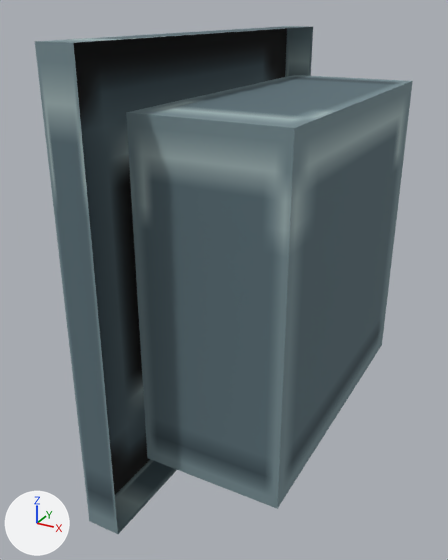
The OBJ model src/main/resources/assets/create_nuclear_industry/models/block/turbine/mesh/controller_left.obj: old version first, new version second.
The view is the same before and after, from a 50 mm lens placed at (0.772, -1.78, 1.049), pointed at (0.109, -0.576, 0.447). Arrows for +X, +Y and +Z are at lower left; the lights stay in place. The older version comes first. Where no turn or scale is listed for an object, it has been applied to the vertices. Vertices at exactly the same position are counted once.

Names of what the first picture shows: 'controller_left'.
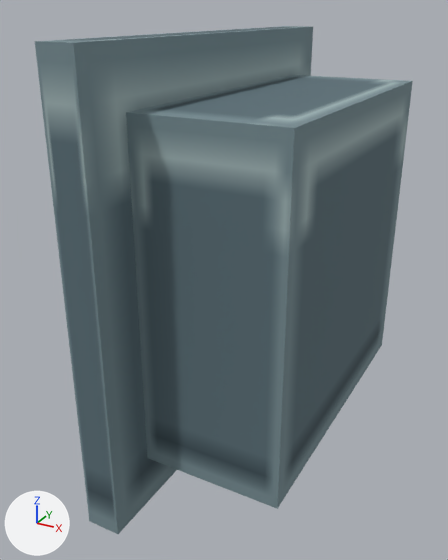
Pixel boxes (x1, y1, x2, y2) of what changed, in the pictures (448 x 560 px):
'controller_left', reshaped
    both: (35, 26, 413, 534)
part 1 of me_controller_left, added (cyan)
    after: (74, 27, 313, 534)

The change, as a list of edits to the scene's bpy script:
```text
Add img_turbine_controller_surface:
    img_turbine_controller_surface = load_image('turbine_controller_surface', '../../../../textures/block/turbine/turbine_controller_surface.png', 16, 16, 'sRGB')
Change mat_controller:
    mat_controller.texture: img_turbine_controller -> img_turbine_controller_surface
Change me_controller_left:
    used by ob_controller_left; location = (0.0, 0.0, 0.0)
    verts and faces of me_controller_left; kept vertices keep their numbers, new ones are numbered from 16
    before: 1 (0.08, -1.0, 0.0) at pixel (118, 534), 2 (0.08, -1.0, 1.0) at pixel (73, 42), 6 (0.08, 0.0, 1.0) at pixel (313, 26), 7 (0.08, 0.0, 0.0)
    remove me_controller_left.from_pydata(...)  # 16 vertices, 10 faces; spans x 0.0..0.4, y -1.0..0.0, z 0.0..1.0
    add me_controller_left.from_pydata(...)  # 16 vertices, 11 faces; spans x 0.0..0.4, y -1.0..0.0, z 0.0..1.0
    me_controller_left part 1
    add faces += [(1, 7, 6, 2)]  # mat_endcap (picture img_turbine_casing_panel)
```
